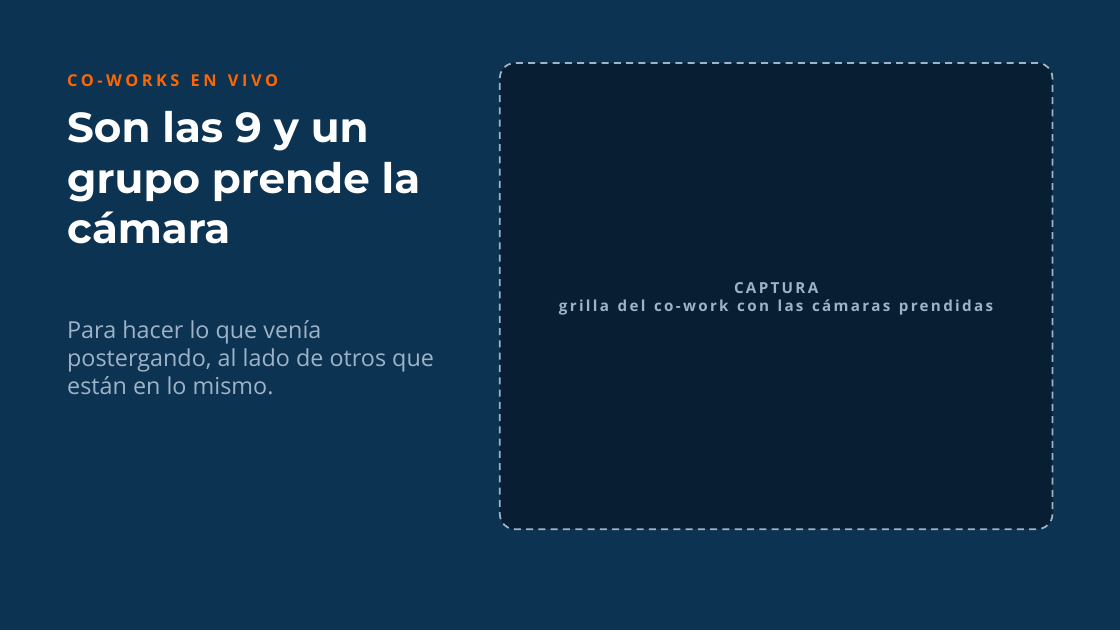
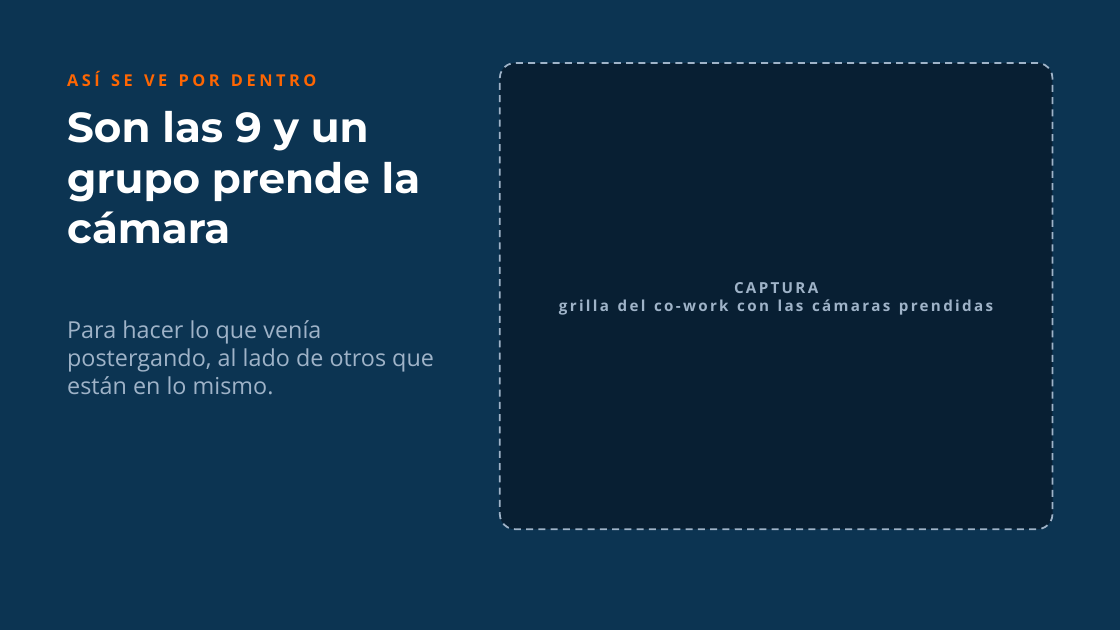
Before and after one commit to rolandopaypal9823/detodo, a slide deck: slide 7 of landing-siempre-on/masterclass-27-octubre/pitch-comunidad-productiva.pptx (slide 6 before the commit). Drawn at 1120x630 pixels with LibreOffice and Linux fonts; fonts in the diff are those of the drawing; background and template pictures are left out. Boxes give left, top, right and bottom in pixels: in the first picture for what was removed or moved away, otherwise in the second. Text is boxed around its words. In the diff, an @@ line names an element or a change of style, - is before the commit and + after.

```diff
--- a/landing-siempre-on/masterclass-27-octubre/pitch-comunidad-productiva.pptx
+++ b/landing-siempre-on/masterclass-27-octubre/pitch-comunidad-productiva.pptx
@@ text at [67, 71, 316, 86]: text changed @@
-CO-WORKS EN VIVO
+ASÍ SE VE POR DENTRO
```
Also in this commit, not shown: 6 other slides changed, 8 slides added, 5 slides removed.
